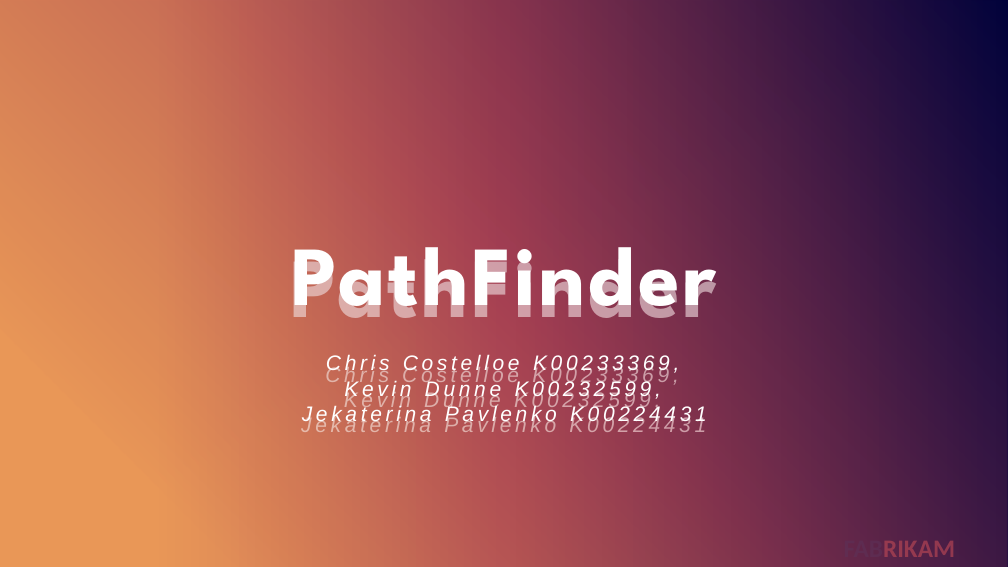
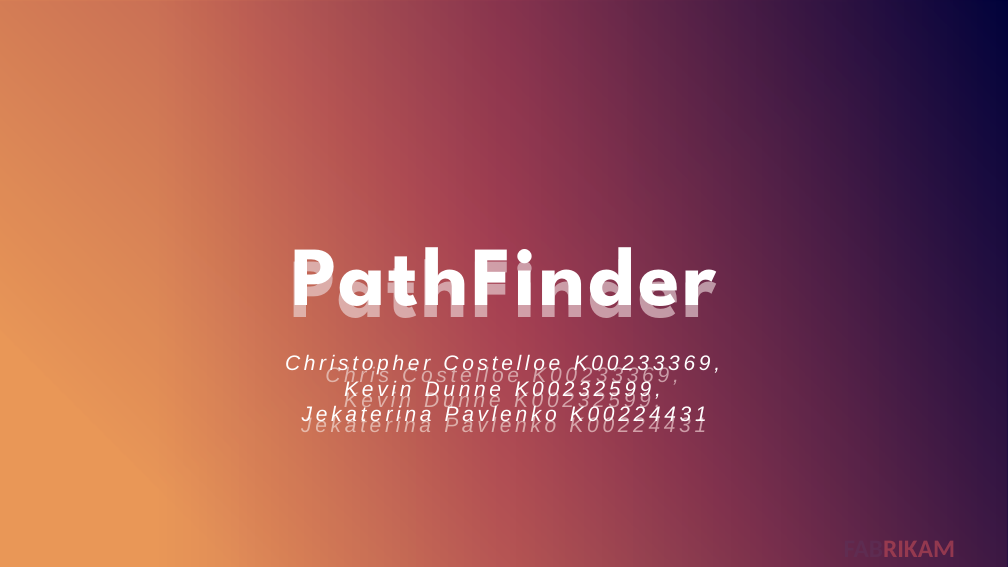
Before and after one commit to Pathfinder-Team/Computing-Project-2019---PathFinder, a slide deck: slide 1 of Documents/Technical Proposal - Due 21-10-19/PathFinder_presentation.pptx. Drawn at 1008x567 pixels with LibreOffice and Linux fonts; fonts in the diff are those of the drawing; background and template pictures are left out. Boxes give left, top, right and bottom in pixels: in the first picture for what was removed or moved away, otherwise in the second. Text is boxed around its words. In the diff, an @@ line names an element or a change of style, - is before the commit and + after.

Commit message:
update

```diff
--- a/Documents/Technical Proposal - Due 21-10-19/PathFinder_presentation.pptx
+++ b/Documents/Technical Proposal - Due 21-10-19/PathFinder_presentation.pptx
@@ text at (285, 355, 720, 432): text changed @@
-Chris Costelloe K00233369, Kevin Dunne K00232599, Jekaterina Pavlenko K00224431
+Christopher Costelloe K00233369, Kevin Dunne K00232599, Jekaterina Pavlenko K00224431
```
Also in this commit, not shown: 2 other slides changed, 7 slides added.
